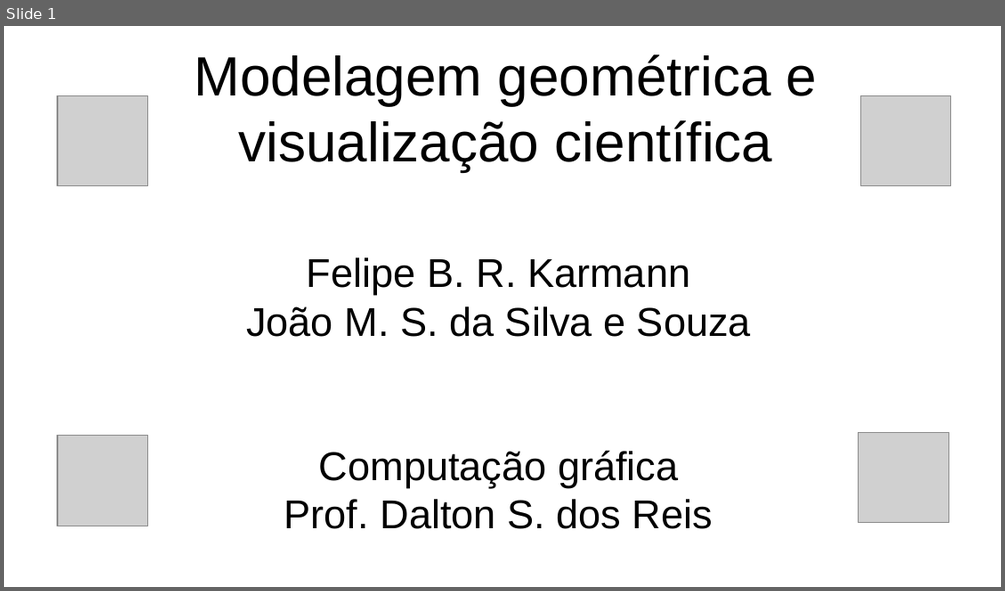
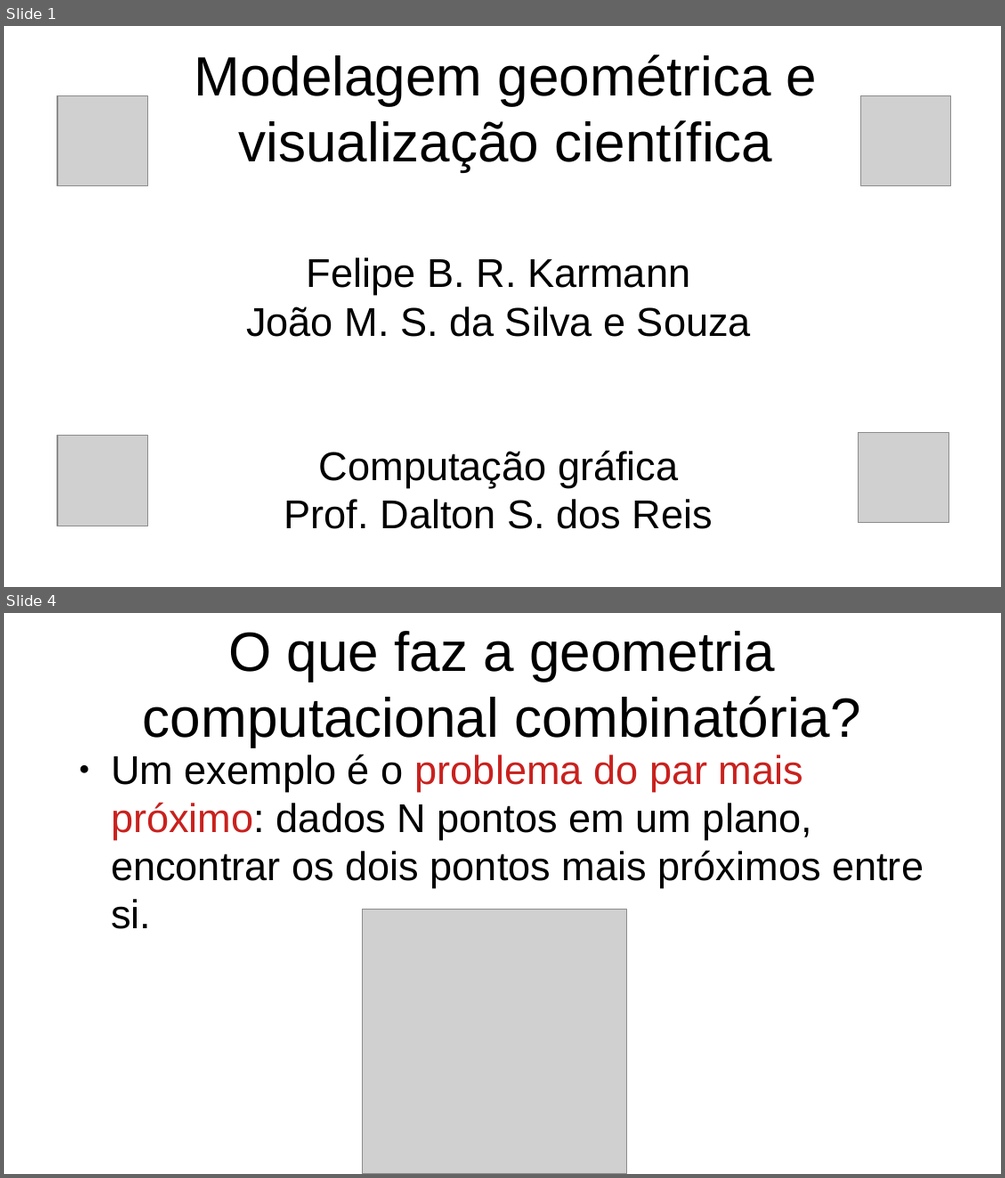
Before and after one commit to gcgfurb/CG_2024-2_not_equipe-01, a slide deck: Unidade1/slides.odp. Shown one above the other, each under a label of ours: slide 1 before the commit, slides 1 and 4 after it; the slides between them are not shown. The pictures are 1005x591 and 1005x1178 pixels, drawn with LibreOffice and Linux fonts; fonts in the diff are those of the drawing; grey boxes stand for pictures. Boxes give left, top, right and bottom in pixels: in the first picture for what was removed or moved away, otherwise in the second. Text is boxed around its words. In the diff, an @@ line names an element or a change of style, - is before the commit and + after.

```diff
--- a/Unidade1/slides.odp
+++ b/Unidade1/slides.odp
@@ slide 4 added at bbox=[4, 613, 1001, 1174], background #FFFFFF @@
@@ title added at bbox=[143, 631, 861, 747], 44 pt, text #000000 @@
+O que faz a geometria computacional combinatória?
@@ text added at bbox=[111, 754, 923, 929], 32 pt, text #000000 @@
+● Um exemplo é o problema do par mais próximo: dados N pontos em um plano, encontrar os dois pontos mais próximos entre si.
@@ picture added at bbox=[362, 908, 627, 1174] @@
```
Also in this commit, not shown: 1 slide changed, 2 other slides added, 1 slide removed, 1 other file.
